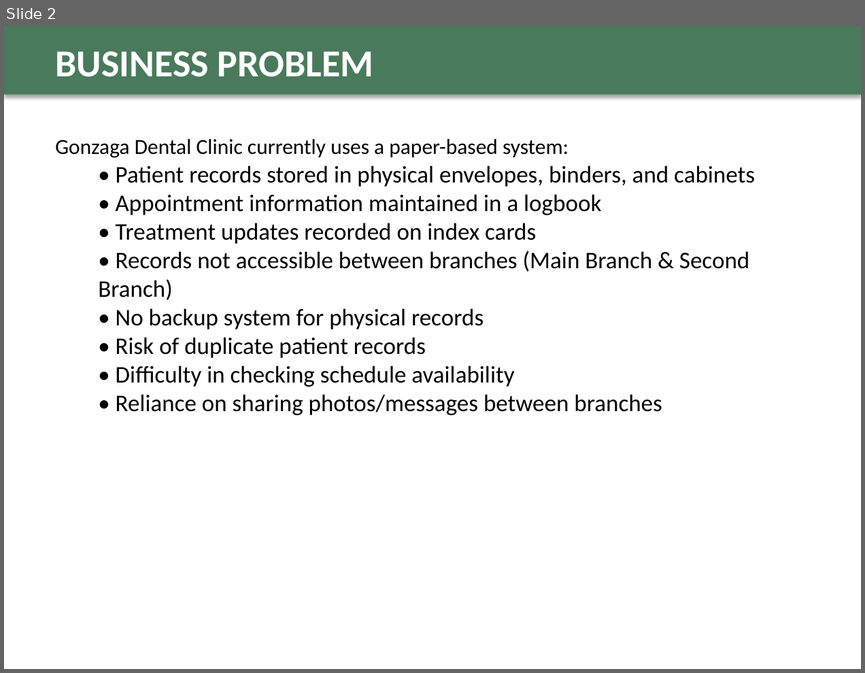
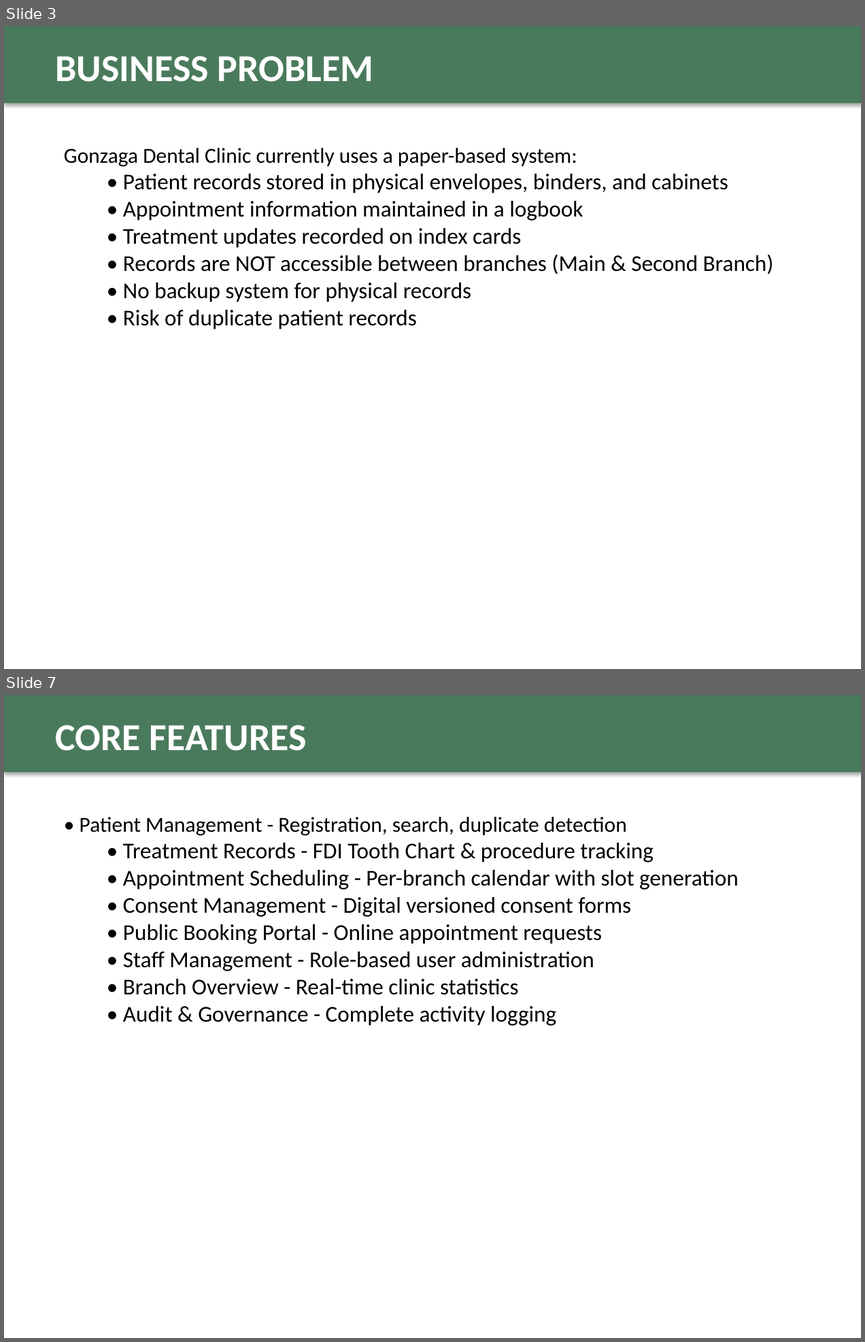
Before and after one commit to fritzmichael1-2/gonzaga-dental-clinic-system, a slide deck: GDCMAS_Final_Defense_Presentation.pptx. Shown one above the other, each under a label of ours: slide 2 before the commit, slides 3 and 7 after it; the slides between them are not shown. The pictures are 865x673 and 865x1342 pixels, drawn with LibreOffice and Linux fonts; fonts in the diff are those of the drawing. Boxes give left, top, right and bottom in pixels: in the first picture for what was removed or moved away, otherwise in the second. Text is boxed around its words. In the diff, an @@ line names an element or a change of style, - is before the commit and + after.

Commit message:
Update defense presentation with improved content and design

```diff
--- a/GDCMAS_Final_Defense_Presentation.pptx
+++ b/GDCMAS_Final_Defense_Presentation.pptx
@@ slide 7 added at (x1=4, y1=695, x2=861, y2=1338), background #FFFFFF @@
@@ rectangle added at (x1=4, y1=695, x2=861, y2=772), fill #4A7A5C @@
@@ text added at (x1=55, y1=725, x2=307, y2=751), 32 pt, text #FFFFFF, bold @@
+CORE FEATURES
@@ text added at (x1=79, y1=817, x2=738, y2=1025), 19 pt, text #000000 @@
+• Patient Management - Registration, search, duplicate detection
+  • Treatment Records - FDI Tooth Chart & procedure tracking
+  • Appointment Scheduling - Per-branch calendar with slot generation
+  • Consent Management - Digital versioned consent forms
+  • Public Booking Portal - Online appointment requests
+  • Staff Management - Role-based user administration
+  • Branch Overview - Real-time clinic statistics
+  • Audit & Governance - Complete activity logging
@@ what was slide 2 is now slide 3 @@
@@ slide 3 changed as well @@
@@ rectangle resized from (x1=4, y1=26, x2=861, y2=95) to (x1=4, y1=26, x2=861, y2=103) @@
@@ text "BUSINESS PROBLEM" moved from (x1=55, y1=51, x2=374, y2=77) to (x1=55, y1=56, x2=374, y2=82) @@
@@ text "Gonzaga Dental Clinic currently uses ..." moved from (x1=55, y1=139, x2=755, y2=415) to (x1=64, y1=148, x2=774, y2=329) @@
@@ text at (x1=123, y1=174, x2=728, y2=329): size 20 to 19 pt in "• Patient records stored in physical envelopes, ...", "• Appointment information maintained in a logbook", "• Treatment updates recorded on index cards", "• No backup system for physical records" and 1 more places @@
@@ text at (x1=123, y1=254, x2=774, y2=274): text changed; size 20 to 19 pt @@
-  • Records not accessible between branches (Main Branch & Second Branch)
+  • Records are NOT accessible between branches (Main & Second Branch)
@@ text at (x1=116, y1=365, x2=662, y2=415): paragraphs removed @@
-  • Difficulty in checking schedule availability
-  • Reliance on sharing photos/messages between branches
```
Also in this commit, not shown: 5 other slides changed, 3 other slides added, 4 slides removed.
